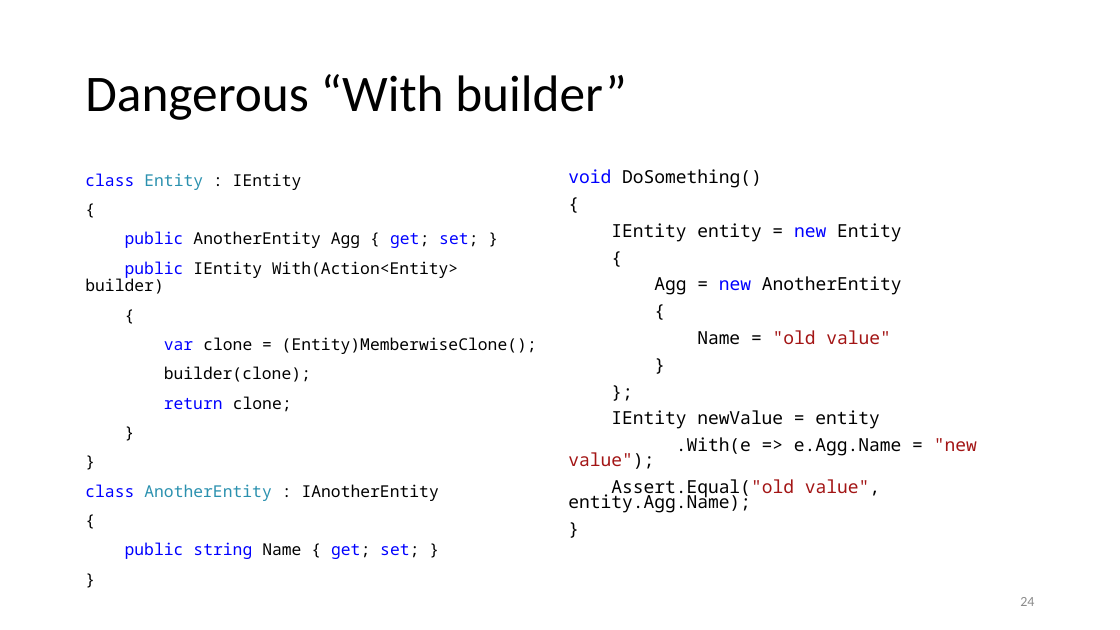
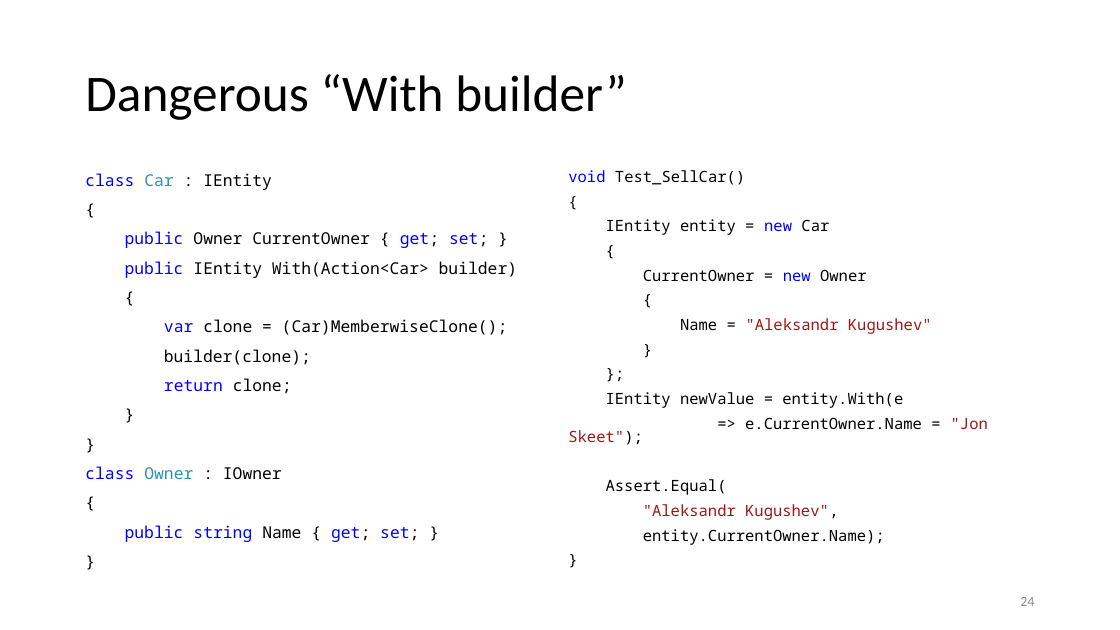
Before and after one commit to kugushev/presentations, a slide deck: slide 24 of Presentation.pptx. Drawn at 1120x630 pixels with LibreOffice and Linux fonts; fonts in the diff are those of the drawing. Boxes give left, top, right and bottom in pixels: in the first picture for what was removed or moved away, otherwise in the second. Text is boxed around its words. In the diff, an @@ line names an element or a change of style, - is before the commit and + after.

```diff
--- a/Presentation.pptx
+++ b/Presentation.pptx
@@ text at [85,173,272,190]: text changed @@
-class Entity : IEntity
+class Car : IEntity
@@ text "void Test_SellCar()" at [568,170,932,545]: size 15.4 to 13.3 pt in "{", "{", "{", "}" and 2 more places @@
@@ text at [568,170,745,185]: text changed; size 15.4 to 13.3 pt @@
-void DoSomething()
+void Test_SellCar()
@@ text at [125,231,517,278]: text changed @@
-public AnotherEntity Agg { get; set; }
-public IEntity With(Action<Entity> builder)
+public Owner CurrentOwner { get; set; }
+public IEntity With(Action<Car> builder)
@@ text at [606,219,829,235]: text changed; size 15.4 to 13.3 pt @@
-IEntity entity = new Entity
+IEntity entity = new Car
@@ text at [643,269,867,281]: text changed; size 15.4 to 13.3 pt @@
-Agg = new AnotherEntity
+CurrentOwner = new Owner
@@ text at [164,319,508,335]: text changed @@
-var clone = (Entity)MemberwiseClone();
+var clone = (Car)MemberwiseClone();
@@ text at [680,318,932,334]: text changed; size 15.4 to 13.3 pt @@
-Name = "old value"
+Name = "Aleksandr Kugushev"
@@ text at [568,392,903,545]: text changed; size 15.4 to 13.3 pt @@
-IEntity newValue = entity
-.With(e => e.Agg.Name = "new value");
-Assert.Equal("old value", entity.Agg.Name);
+IEntity newValue = entity.With(e
+=> e.CurrentOwner.Name = "Jon Skeet");
+Assert.Equal(
+"Aleksandr Kugushev",
+entity.CurrentOwner.Name);
@@ text at [85,466,282,479]: text changed @@
-class AnotherEntity : IAnotherEntity
+class Owner : IOwner
```
Also in this commit, not shown: 14 other slides changed, 17 other files.
